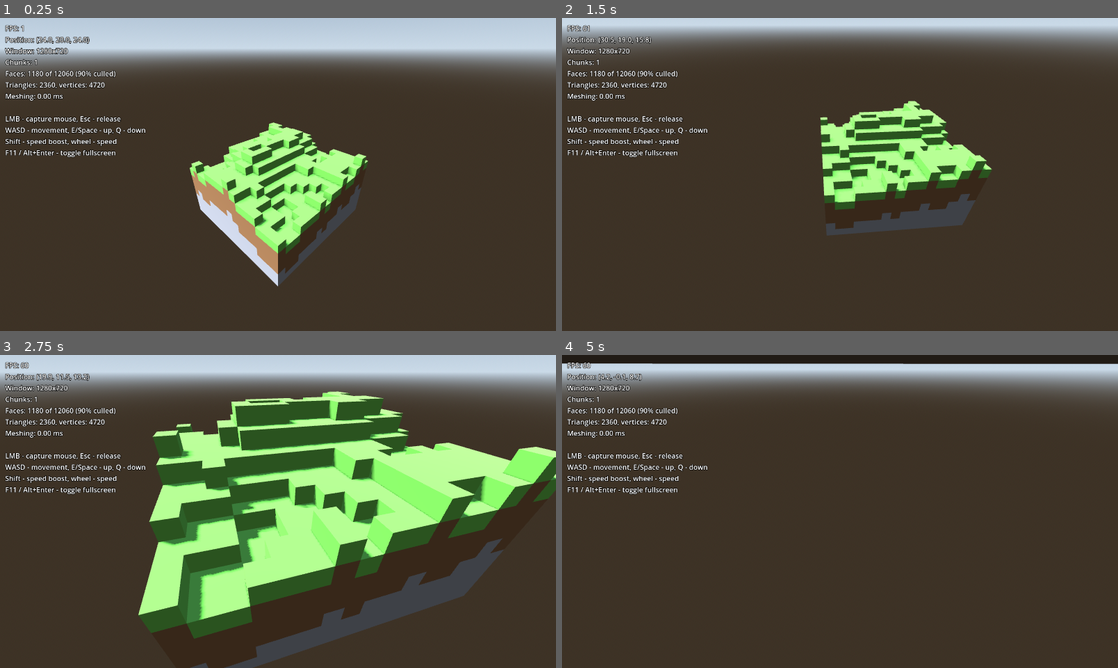
Above: before the commit, frames 1-4 (two rows, left to right).
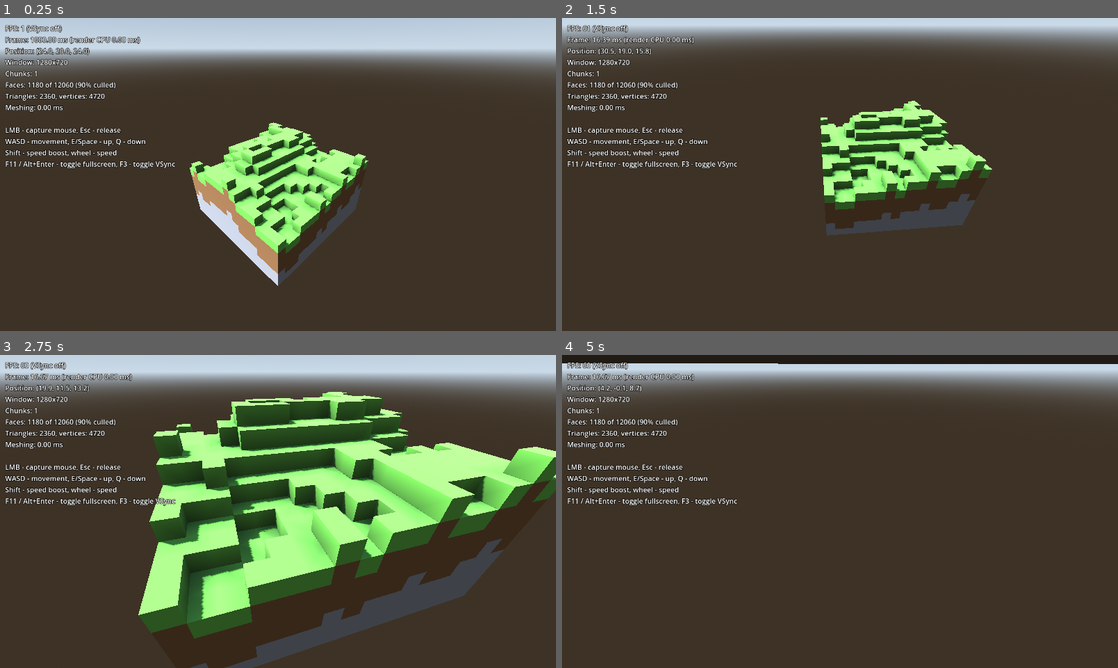
Above: after the commit, the same moments.

Repository: MishaelS/voxel-engine
Game: Godot game, scene res://scenes/main.tscn
The game is run twice, just before and just after one commit, with the same random seed, the same clock (stepped at 60 frames per second) and the same inputs.
Inputs (mouse positions are in pixels of both pictures, inside the frame that each line leads up to):
- Up to frame 1 (0.25 s): no input
- Up to frame 2 (1.5 s): tap Enter at 0.5 s; move the mouse to (962, 158) at 0.52 s; hold D (move_right) 0.53-1.28 s; hold Shift (sprint) 0.53-1.28 s; click (962, 158) at 0.67 s; move the mouse to (812, 174) at 1.27 s; hold W (move_forward) from 1.28 s (still down); tap Shift (sprint) at 1.35 s
- Up to frame 3 (2.75 s): keep holding W (move_forward); move the mouse to (289, 505) at 2.02 s; hold Shift (sprint) from 2.03 s (still down)
- Up to frame 4 (5 s): keep holding W (move_forward); move the mouse to (834, 517) at 2.77 s; release Shift (sprint) at 2.78 s; tap Shift (sprint) at 2.85, 4.35 s; click (834, 517) at 2.92 s; move the mouse to (878, 514) at 3.52 s; hold Shift (sprint) 3.53-4.28 s; tap F3 (toggle_vsync, bound only after the commit) at 4.15 s; tap Space at 4.25 s; move the mouse to (795, 508) at 4.27 s

The runs differ from the first frame. In frame 1, 4.9% of the frame differs, in the area x 0-67%, y 2-86%; in frame 2, 4.7%; in frame 3, 12%, in the area x 0-100%, y 2-86%; in frame 4, 3.2%.

Commit message:
Add voxel ambient occlusion and optimize rendering for high-DPI
- Bake per-vertex voxel AO in ChunkMesher (two side neighbors plus
  diagonal per corner) and split quads along the darker diagonal
- Remove SSAO, replace MSAA 2x with FXAA and use hard directional
  shadows: ~50 -> ~155 FPS at 3420x2090 on Apple M4
- Disable VSync by default and toggle it with F3
- Show VSync state and frame time in the HUD

Diff:
--- a/project.godot
+++ b/project.godot
@@ -24,6 +24,7 @@
 window/size/viewport_width=1280
 window/size/viewport_height=720
 window/size/mode=2
+window/vsync/vsync_mode=0
 
 [input]
 
@@ -69,7 +70,13 @@
 , Object(InputEventKey,"resource_local_to_scene":false,"resource_name":"","device":-1,"window_id":0,"alt_pressed":true, …(185 unchanged characters)…
 ]
 }
+toggle_vsync={
+"deadzone": 0.2,
+"events": [Object(InputEventKey,"resource_local_to_scene":false,"resource_name":"","device":-1,"window_id":0,"alt_pressed":false,"shift_pressed":false,"ctrl_pressed":false,"meta_pressed":false,"pressed":false,"keycode":0,"physical_keycode":4194334,"key_label":0,"unicode":0,"location":0,"echo":false,"script":null)
+]
+}
 
 [rendering]
 
-anti_aliasing/quality/msaa_3d=2
+lights_and_shadows/directional_shadow/soft_shadow_filter_quality=0
+anti_aliasing/quality/screen_space_aa=1
--- a/scenes/main.tscn
+++ b/scenes/main.tscn
@@ -17,7 +17,6 @@
 ambient_light_source = 3
 reflected_light_source = 2
 tonemap_mode = 2
-ssao_enabled = true
 
 [node name="Main" type="Node3D"]
 
--- a/scripts/hud.gd
+++ b/scripts/hud.gd
@@ -7,8 +7,15 @@
 
 func _process(_delta: float) -> void:
 	var pos := camera.global_position if camera else Vector3.ZERO
+	var viewport_rid := get_viewport().get_viewport_rid()
+	var vsync := DisplayServer.window_get_vsync_mode() != DisplayServer.VSYNC_DISABLED
 	var lines := PackedStringArray([
-		"FPS: %d" % Engine.get_frames_per_second(),
+		"FPS: %d (VSync %s)" % [Engine.get_frames_per_second(), "on" if vsync else "off"],
+		"Frame: %.2f ms (render CPU %.2f ms)" % [
+			1000.0 / maxf(Engine.get_frames_per_second(), 1.0),
+			RenderingServer.viewport_get_measured_render_time_cpu(viewport_rid)
+				+ RenderingServer.get_frame_setup_time_cpu(),
+		],
 		"Position: (%.1f, %.1f, %.1f)" % [pos.x, pos.y, pos.z],
 		"Window: %dx%d" % [get_window().size.x, get_window().size.y],
 	])
@@ -25,5 +32,5 @@
 	lines.append("LMB - capture mouse, Esc - release")
 	lines.append("WASD - movement, E/Space - up, Q - down")
 	lines.append("Shift - speed boost, wheel - speed")
-	lines.append("F11 / Alt+Enter - toggle fullscreen")
+	lines.append("F11 / Alt+Enter - toggle fullscreen, F3 - toggle VSync")
 	text = "\n".join(lines)
--- a/scripts/voxel/chunk_mesher.gd
+++ b/scripts/voxel/chunk_mesher.gd
@@ -2,6 +2,8 @@
 extends RefCounted
 ## Builds chunk geometry with hidden face culling: a face is emitted only
 ## if the neighboring block in that direction is not opaque.
+## Each vertex also gets baked voxel ambient occlusion (darker in corners
+## and creases), so no screen-space AO pass is needed for block edges.
 ##
 ## build_arrays() only reads ChunkData and returns plain surface arrays
 ## (no Resources, no scene tree), so it can later run on worker threads.
@@ -25,6 +27,31 @@
 	[Vector3(1, 1, 0), Vector3(0, 1, 0), Vector3(0, 0, 0), Vector3(1, 0, 0)], # -Z
 ]
 
+## Brightness for AO level 0 (fully enclosed corner) .. 3 (open corner).
+const AO_BRIGHTNESS: Array[float] = [0.5, 0.68, 0.84, 1.0]
+
+## For every face and corner: offsets (relative to the block in front of the
+## face) of the two side neighbors and the diagonal neighbor of that corner.
+static var _ao_offsets: Array = _build_ao_offsets()
+
+
+static func _build_ao_offsets() -> Array:
+	var table := []
+	for face in 6:
+		var normal := FACE_OFFSETS[face]
+		var axis := 0 if normal.x != 0 else (1 if normal.y != 0 else 2)
+		var tangent_a := (axis + 1) % 3
+		var tangent_b := (axis + 2) % 3
+		var per_corner := []
+		for corner: Vector3 in FACE_CORNERS[face]:
+			var side_a := Vector3i.ZERO
+			var side_b := Vector3i.ZERO
+			side_a[tangent_a] = int(corner[tangent_a]) * 2 - 1
+			side_b[tangent_b] = int(corner[tangent_b]) * 2 - 1
+			per_corner.append([side_a, side_b, side_a + side_b])
+		table.append(per_corner)
+	return table
+
 
 ## Returns Mesh surface arrays, or an empty Array if nothing is visible.
 static func build_arrays(data: ChunkData) -> Array:
@@ -32,6 +59,7 @@
 	var normals := PackedVector3Array()
 	var colors := PackedColorArray()
 	var indices := PackedInt32Array()
+	var ao := PackedInt32Array([0, 0, 0, 0])
 
 	for y in ChunkData.SIZE:
 		for z in ChunkData.SIZE:
@@ -44,8 +72,27 @@
 
 				for face in 6:
 					var offset := FACE_OFFSETS[face]
-					if Blocks.is_opaque(data.get_block_or_air(x + offset.x, y + offset.y, z + offset.z)):
+					var fx := x + offset.x
+					var fy := y + offset.y
+					var fz := z + offset.z
+					if Blocks.is_opaque(data.get_block_or_air(fx, fy, fz)):
 						continue # hidden face: never sent to the GPU
+
+					# Voxel AO: count opaque blocks around each corner, in the
+					# layer directly in front of the face.
+					var face_ao: Array = _ao_offsets[face]
+					for i in 4:
+						var n: Array = face_ao[i]
+						var a: Vector3i = n[0]
+						var b: Vector3i = n[1]
+						var c: Vector3i = n[2]
+						var side_a := Blocks.is_opaque(data.get_block_or_air(fx + a.x, fy + a.y, fz + a.z))
+						var side_b := Blocks.is_opaque(data.get_block_or_air(fx + b.x, fy + b.y, fz + b.z))
+						if side_a and side_b:
+							ao[i] = 0 # both sides block it: corner fully occluded
+						else:
+							var diagonal := Blocks.is_opaque(data.get_block_or_air(fx + c.x, fy + c.y, fz + c.z))
+							ao[i] = 3 - int(side_a) - int(side_b) - int(diagonal)
 
 					var start := vertices.size()
 					var corners: Array = FACE_CORNERS[face]
@@ -53,8 +100,15 @@
 					for i in 4:
 						vertices.append(origin + corners[i])
 						normals.append(normal)
-						colors.append(color)
-					indices.append_array([start, start + 1, start + 2, start, start + 2, start + 3])
+						var shade := AO_BRIGHTNESS[ao[i]]
+						colors.append(Color(color.r * shade, color.g * shade, color.b * shade))
+
+					# Split the quad along the diagonal through the darker corners,
+					# otherwise AO interpolates unevenly (anisotropy artifact).
+					if ao[0] + ao[2] > ao[1] + ao[3]:
+						indices.append_array([start, start + 1, start + 3, start + 1, start + 2, start + 3])
+					else:
+						indices.append_array([start, start + 1, start + 2, start, start + 2, start + 3])
 
 	if vertices.is_empty():
 		return []
--- a/scripts/window_controls.gd
+++ b/scripts/window_controls.gd
@@ -1,8 +1,9 @@
 extends Node
 ## Autoload: window behavior for development.
 ## The window starts maximized (project setting) and can be resized freely;
-## F11 or Alt+Enter toggles fullscreen.
+## F11 or Alt+Enter toggles fullscreen, F3 toggles VSync.
 ## UI is scaled by the screen's DPI factor so the HUD stays readable on Retina.
+## VSync is off by default so FPS is not capped by the monitor refresh rate.
 
 const MIN_SIZE := Vector2i(640, 360)
 
@@ -11,6 +12,8 @@
 	var window := get_window()
 	window.min_size = MIN_SIZE
 	window.content_scale_factor = DisplayServer.screen_get_scale(window.current_screen)
+	# Needed for the render CPU time in the HUD.
+	RenderingServer.viewport_set_measure_render_time(get_viewport().get_viewport_rid(), true)
 
 
 func _unhandled_input(event: InputEvent) -> void:
@@ -21,3 +24,7 @@
 		else:
 			window.mode = Window.MODE_FULLSCREEN
 		get_viewport().set_input_as_handled()
+	elif event.is_action_pressed("toggle_vsync"):
+		var enabled := DisplayServer.window_get_vsync_mode() != DisplayServer.VSYNC_DISABLED
+		DisplayServer.window_set_vsync_mode(DisplayServer.VSYNC_DISABLED if enabled else DisplayServer.VSYNC_ENABLED)
+		get_viewport().set_input_as_handled()
Not shown, changed: CHANGELOG.md
